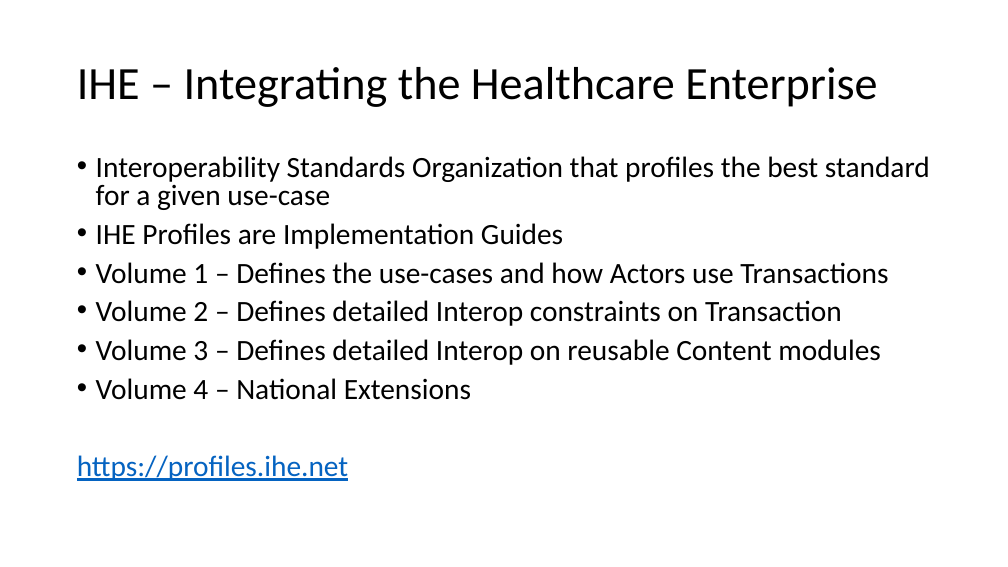
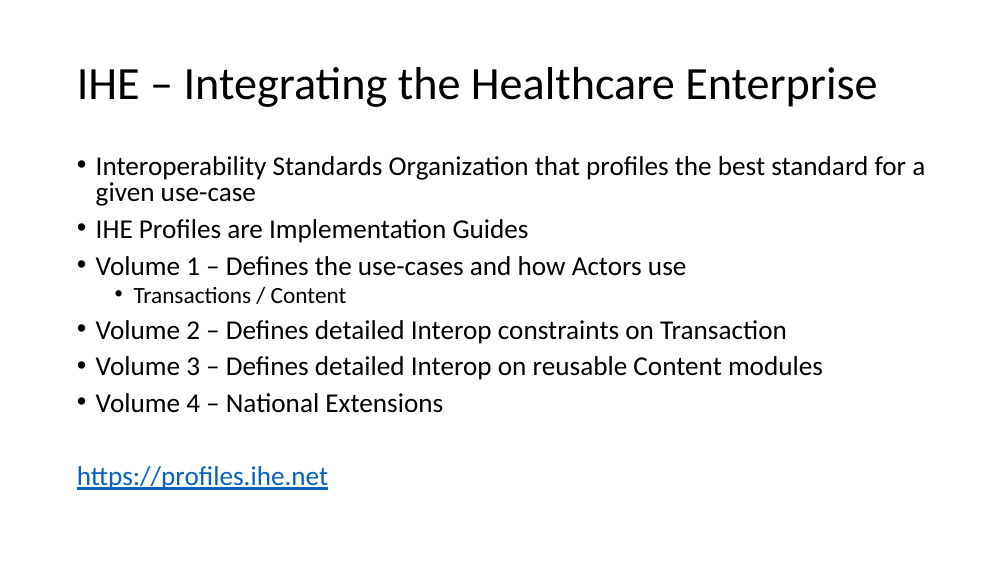
Before and after one commit to IHE/IT-Infrastructure, a slide deck: slide 4 of Presentations/Privacy Consent on FHIR.pptx. Drawn at 1008x567 pixels with LibreOffice and Linux fonts; fonts in the diff are those of the drawing. Boxes give left, top, right and bottom in pixels: in the first picture for what was removed or moved away, otherwise in the second. Text is boxed around its words. In the diff, an @@ line names an element or a change of style, - is before the commit and + after.

Commit message:
updated PCF and sIPS from some presentations

```diff
--- a/Presentations/Privacy Consent on FHIR.pptx
+++ b/Presentations/Privacy Consent on FHIR.pptx
@@ text at (77, 156, 925, 490): size 28 to 25.9 pt in "Interoperability Standards Organization that profiles the be ...", "IHE Profiles are Implementation Guides", "Volume 2 – Defines detailed Interop constraints ...", "Volume 3 – Defines detailed Interop on ..." and 2 more places @@
@@ text at (96, 256, 686, 303): text changed; size 28 to 25.9 pt @@
-• Volume 1 – Defines the use-cases and how Actors use Transactions
+• Volume 1 – Defines the use-cases and how Actors use
+  • Transactions / Content
```
Also in this commit, not shown: 7 other slides changed, 1 other file.
